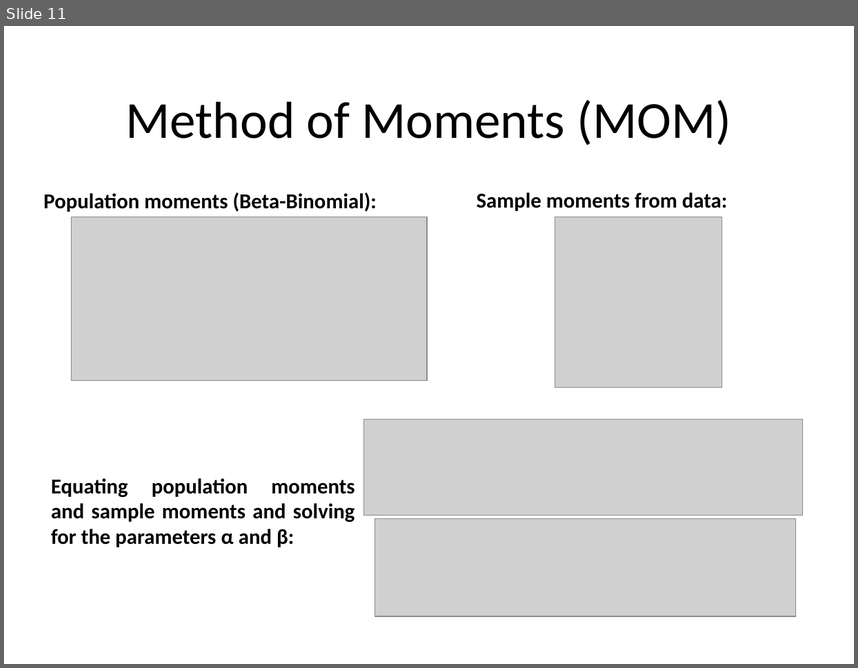
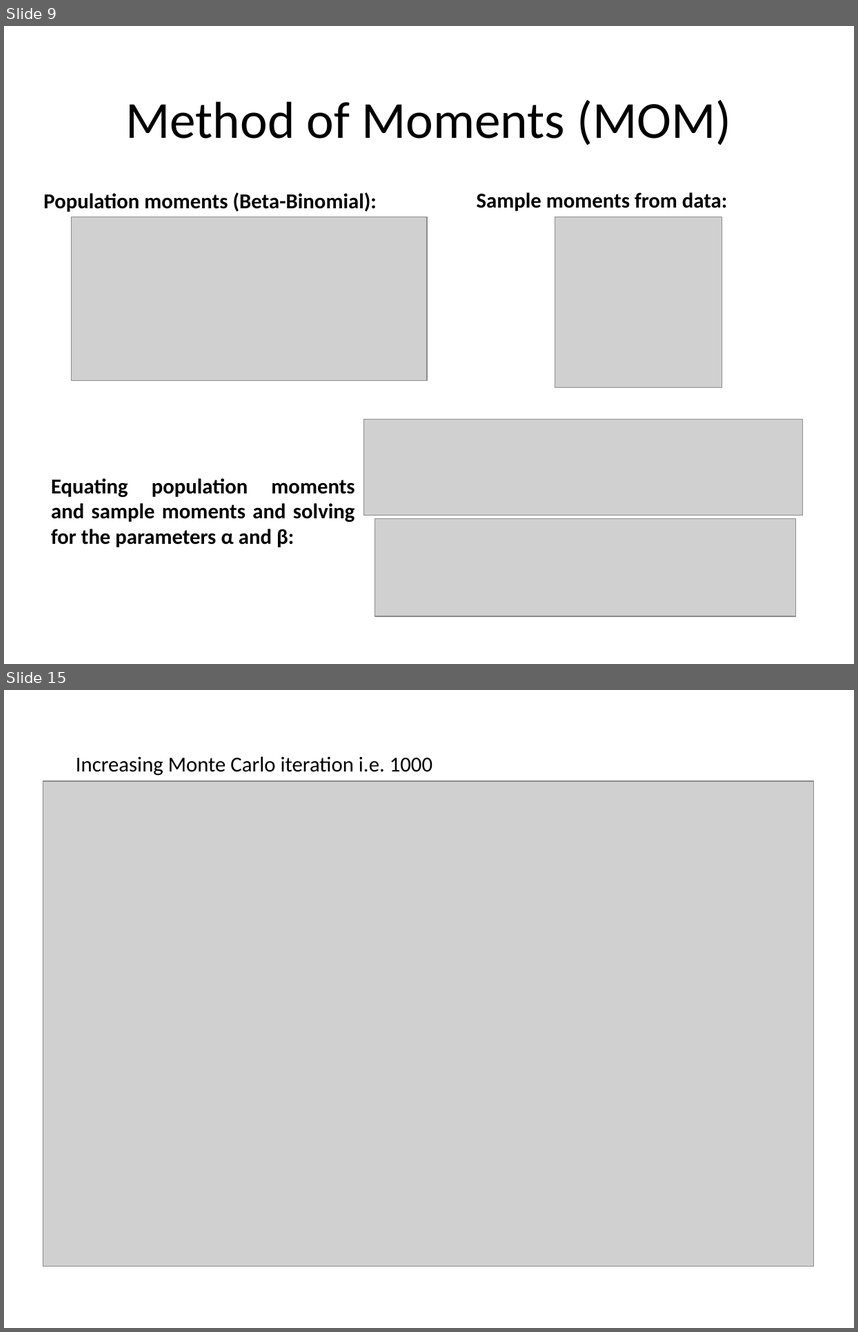
Before and after one commit to tadeze/PolyDistribution, a slide deck: FinalPresentation_polya.pptx. Shown one above the other, each under a label of ours: slide 11 before the commit, slides 9 and 15 after it; the slides between them are not shown. The pictures are 858x668 and 858x1332 pixels, drawn with LibreOffice and Linux fonts; fonts in the diff are those of the drawing; grey boxes stand for pictures. Boxes give left, top, right and bottom in pixels: in the first picture for what was removed or moved away, otherwise in the second. Text is boxed around its words. In the diff, an @@ line names an element or a change of style, - is before the commit and + after.

```diff
--- a/FinalPresentation_polya.pptx
+++ b/FinalPresentation_polya.pptx
@@ slide 15 added at bbox=[4, 690, 854, 1328], background #FFFFFF @@
@@ text added at bbox=[76, 756, 432, 776], 18 pt, text #000000 @@
+Increasing Monte Carlo iteration i.e. 1000
@@ picture added at bbox=[43, 781, 813, 1265] @@
@@ what was slide 11 is now slide 9 @@
```
Also in this commit, not shown: 5 slides changed, 7 other slides added, 9 slides removed, 13 other files.
